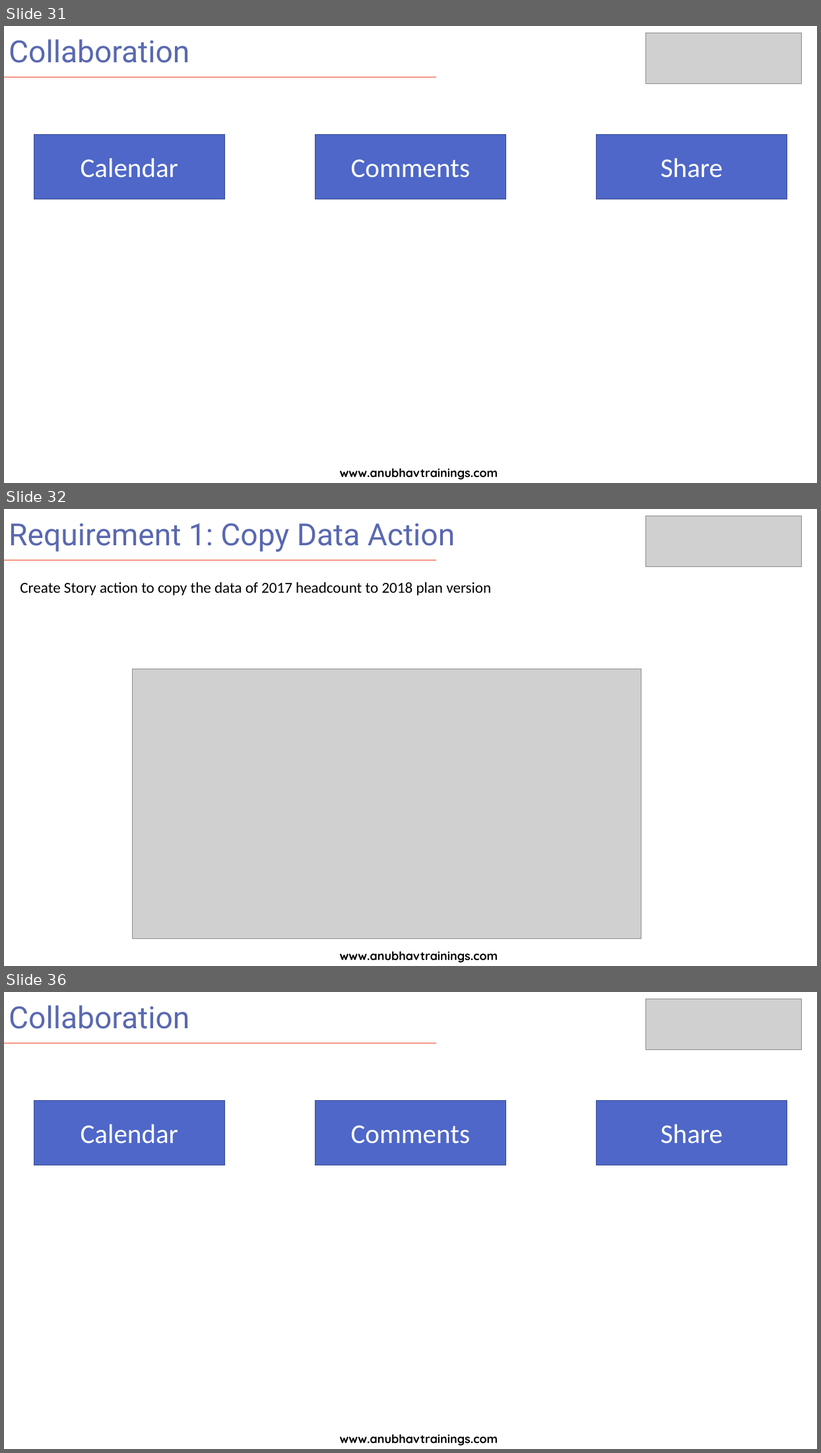
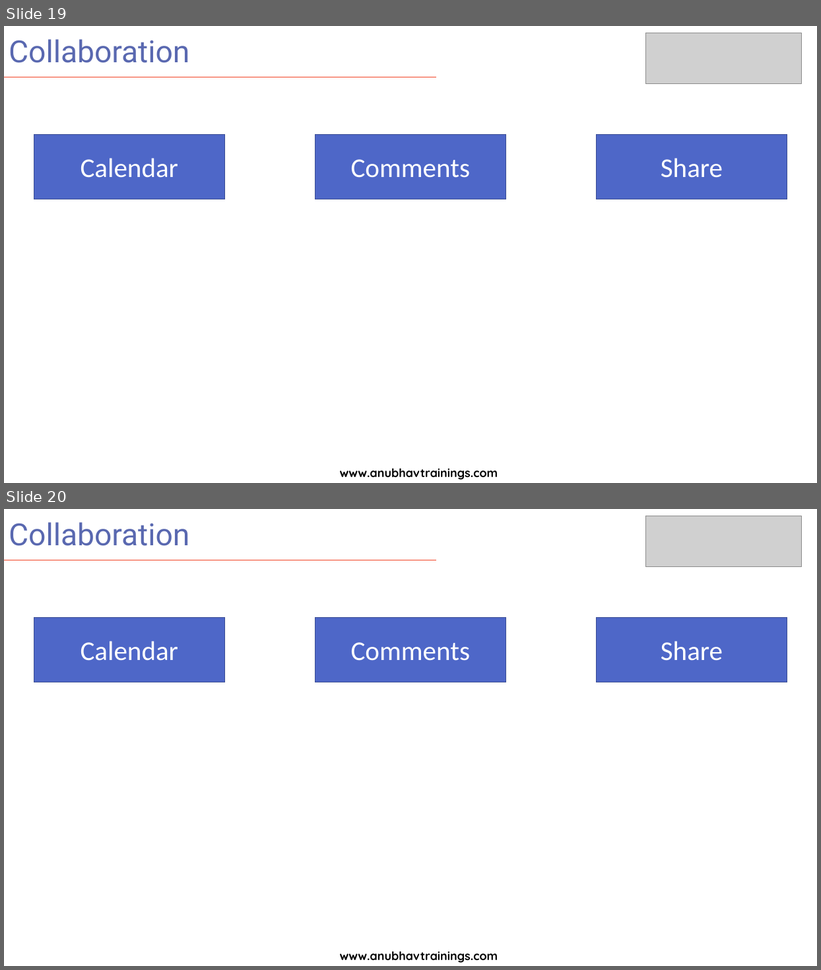
Before and after one commit to soyuztechnologies/SAC_merckgroup, a slide deck: day 9/SAC_Training Day 9.pptx. Shown one above the other, each under a label of ours: slides 31, 32 and 36 before the commit, slides 19 and 20 after it; the slides between them are not shown. The pictures are 821x1453 and 821x970 pixels, drawn with LibreOffice and Linux fonts; fonts in the diff are those of the drawing; grey boxes stand for pictures. Boxes give left, top, right and bottom in pixels: in the first picture for what was removed or moved away, otherwise in the second. Text is boxed around its words. In the diff, an @@ line names an element or a change of style, - is before the commit and + after.

```diff
--- a/day 9/SAC_Training Day 9.pptx
+++ b/day 9/SAC_Training Day 9.pptx
@@ slide 32 removed at bbox=[4, 509, 817, 966], background #FFFFFF @@
@@ title removed at bbox=[9, 523, 455, 552] @@
-Requirement 1: Copy Data Action
@@ picture removed at bbox=[646, 516, 802, 567] @@
@@ line removed from (4, 560) to (436, 560) @@
@@ text removed at bbox=[20, 582, 491, 595] @@
-Create Story action to copy the data of 2017 headcount to 2018 plan version
@@ picture removed at bbox=[132, 669, 642, 939] @@
@@ text removed at bbox=[340, 951, 498, 963] @@
-www.anubhavtrainings.com
@@ what was slide 31 is now slide 19 @@
@@ what was slide 36 is now slide 20 @@
```
Also in this commit, not shown: 15 other slides removed, 12 other files.
